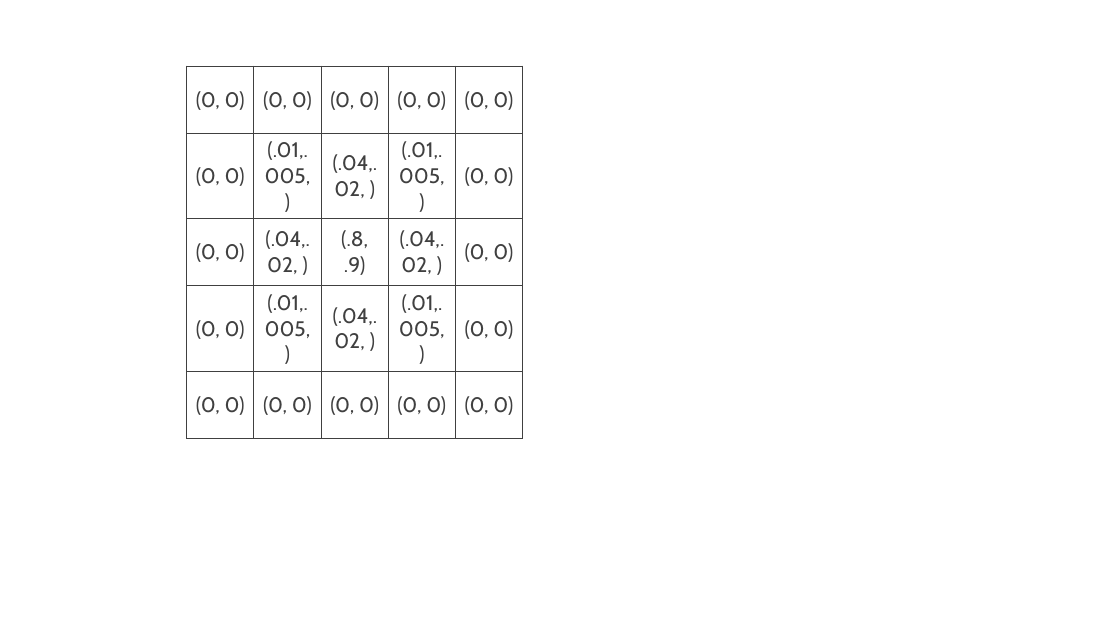
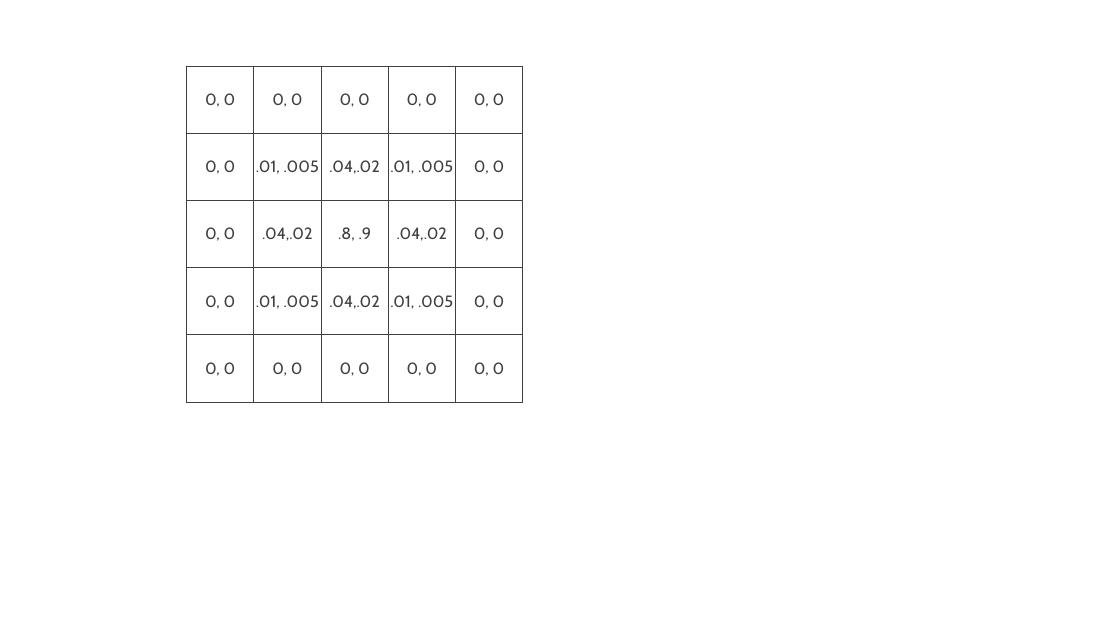
Before and after one commit to PurpleAvatar/multiscale_biological_modeling, a slide deck: slide 9 of figures/MMBS Figures.pptx. Drawn at 1120x630 pixels with LibreOffice and Linux fonts; fonts in the diff are those of the drawing. Boxes give left, top, right and bottom in pixels: in the first picture for what was removed or moved away, otherwise in the second. Text is boxed around its words. In the diff, an @@ line names an element or a change of style, - is before the commit and + after.

```diff
--- a/figures/MMBS Figures.pptx
+++ b/figures/MMBS Figures.pptx
@@ table at <box>187,66,523,402</box> @@
-row 1: (0, 0) | (0, 0) | (0, 0) | (0, 0) | (0, 0)
+row 1: 0, 0 | 0, 0 | 0, 0 | 0, 0 | 0, 0
-row 2: (0, 0) | (.01,.005, ) | (.04,.02, ) | (.01,.005, ) | (0, 0)
+row 2: 0, 0 | .01, .005 | .04,.02 | .01, .005 | 0, 0
-row 3: (0, 0) | (.04,.02, ) | (.8, .9) | (.04,.02, ) | (0, 0)
+row 3: 0, 0 | .04,.02 | .8, .9 | .04,.02 | 0, 0
-row 4: (0, 0) | (.01,.005, ) | (.04,.02, ) | (.01,.005, ) | (0, 0)
+row 4: 0, 0 | .01, .005 | .04,.02 | .01, .005 | 0, 0
-row 5: (0, 0) | (0, 0) | (0, 0) | (0, 0) | (0, 0)
+row 5: 0, 0 | 0, 0 | 0, 0 | 0, 0 | 0, 0
```
Also in this commit, not shown: 1 other file.
